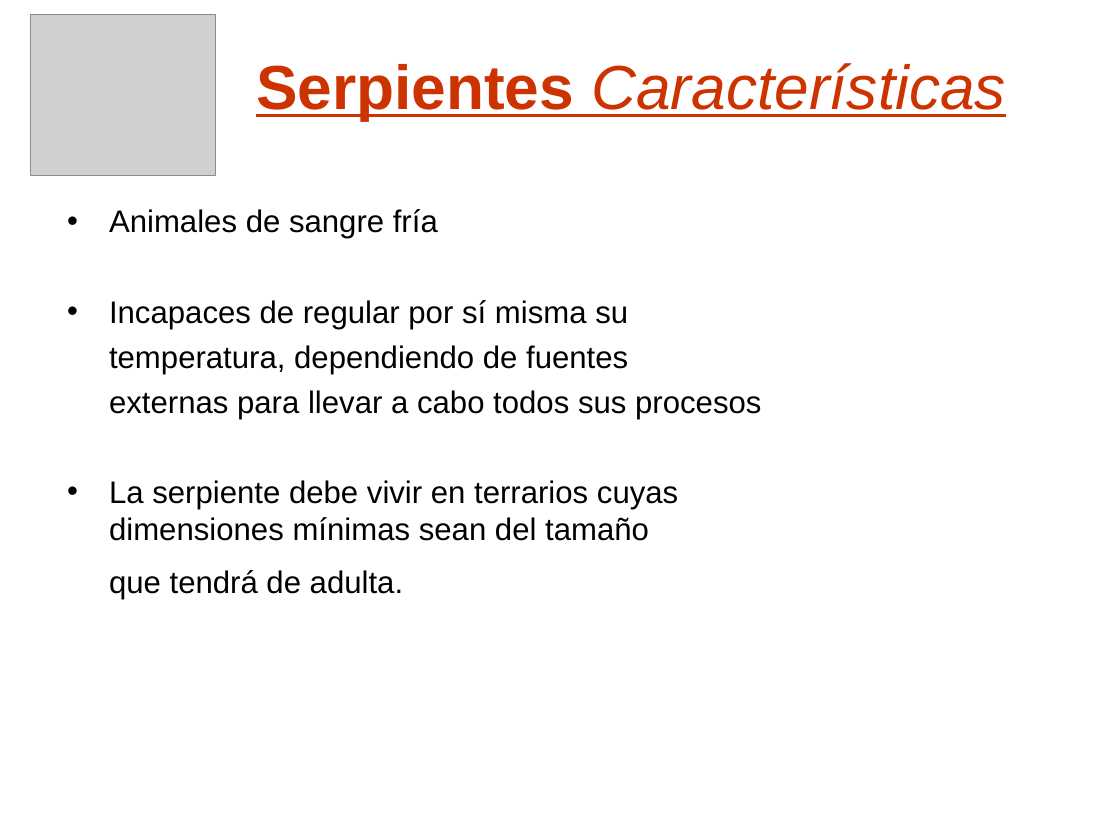
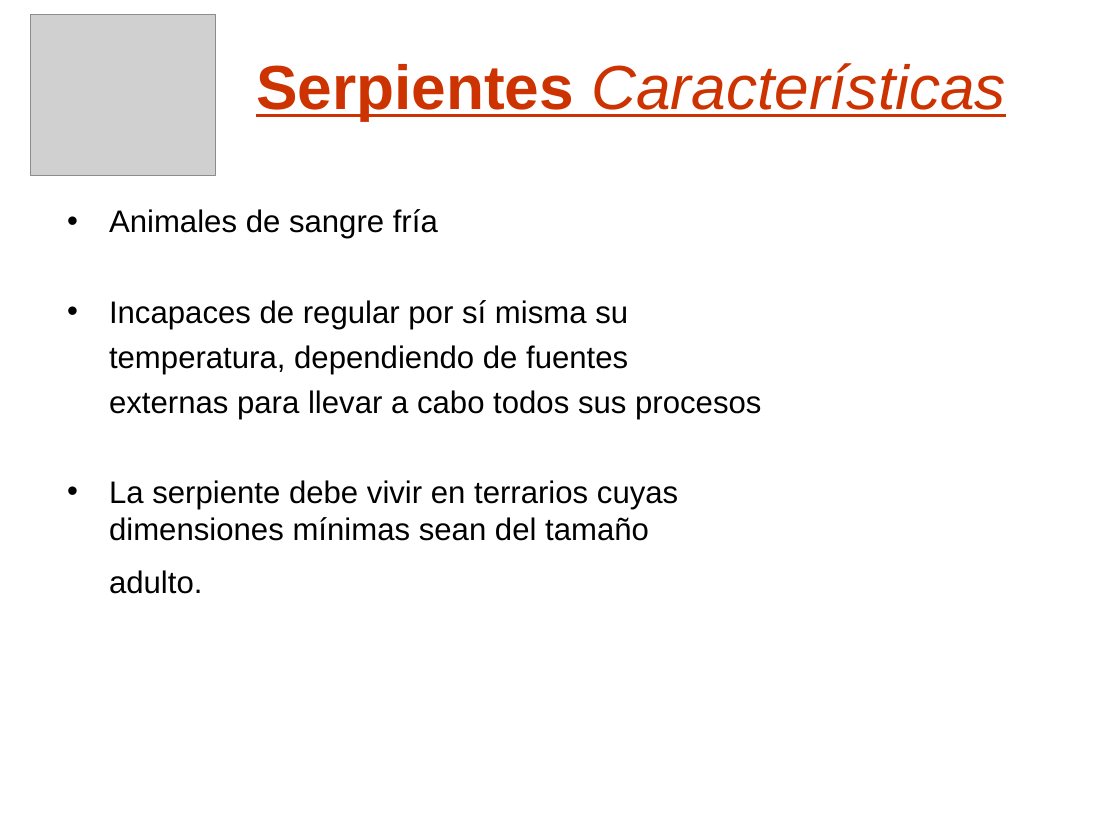
Before and after one commit to nicohen/taller-desarrollo-proyectos-i, a slide deck: slide 6 of Presentaciones/Demo Gerencial.ppt (slide 7 before the commit). Drawn at 1120x840 pixels with LibreOffice and Linux fonts; fonts in the diff are those of the drawing; grey boxes stand for pictures; background and template pictures are left out. Boxes give left, top, right and bottom in pixels: in the first picture for what was removed or moved away, otherwise in the second. Text is boxed around its words. In the diff, an @@ line names an element or a change of style, - is before the commit and + after.

```diff
--- a/Presentaciones/Demo Gerencial.ppt
+++ b/Presentaciones/Demo Gerencial.ppt
@@ text at [109, 570, 202, 594]: text changed @@
-que tendrá de adulta.
+adulto.
```
Also in this commit, not shown: 9 other slides changed, 6 slides added, 1 slide removed.
